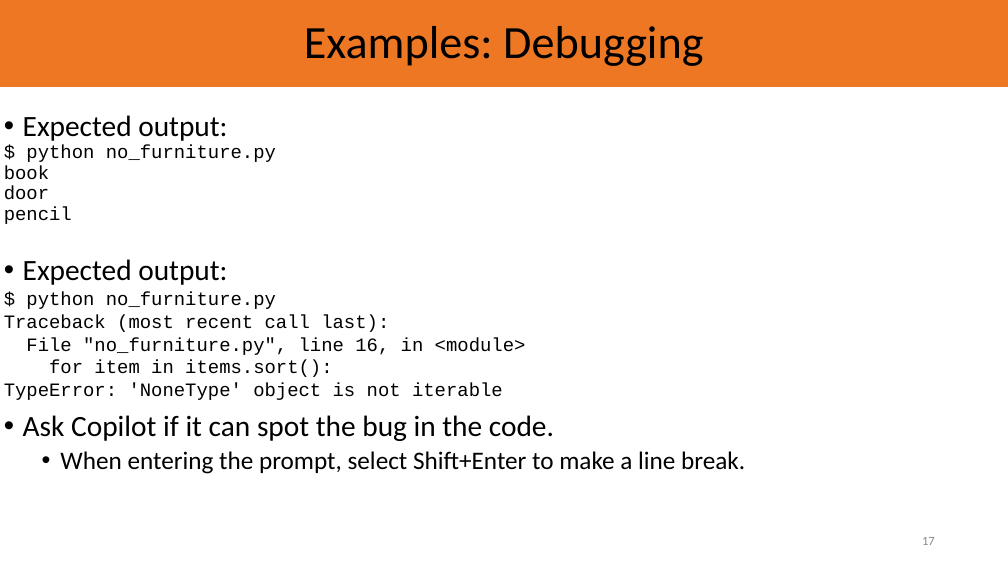
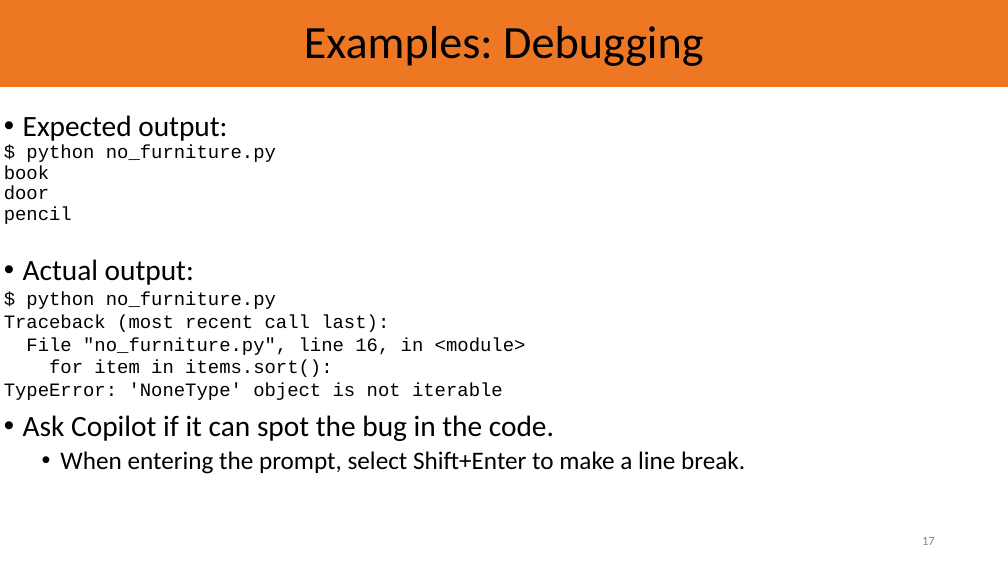
Before and after one commit to PrincetonUniversity/ai_tools_for_software_engineering, a slide deck: slide 17 of AI_tools.pptx. Drawn at 1008x567 pixels with LibreOffice and Linux fonts; fonts in the diff are those of the drawing; background and template pictures are left out. Boxes give left, top, right and bottom in pixels: in the first picture for what was removed or moved away, otherwise in the second. Text is boxed around its words. In the diff, an @@ line names an element or a change of style, - is before the commit and + after.

```diff
--- a/AI_tools.pptx
+++ b/AI_tools.pptx
@@ text at bbox=[23, 259, 194, 285]: text changed @@
-• Expected output:
+• Actual output:
```
